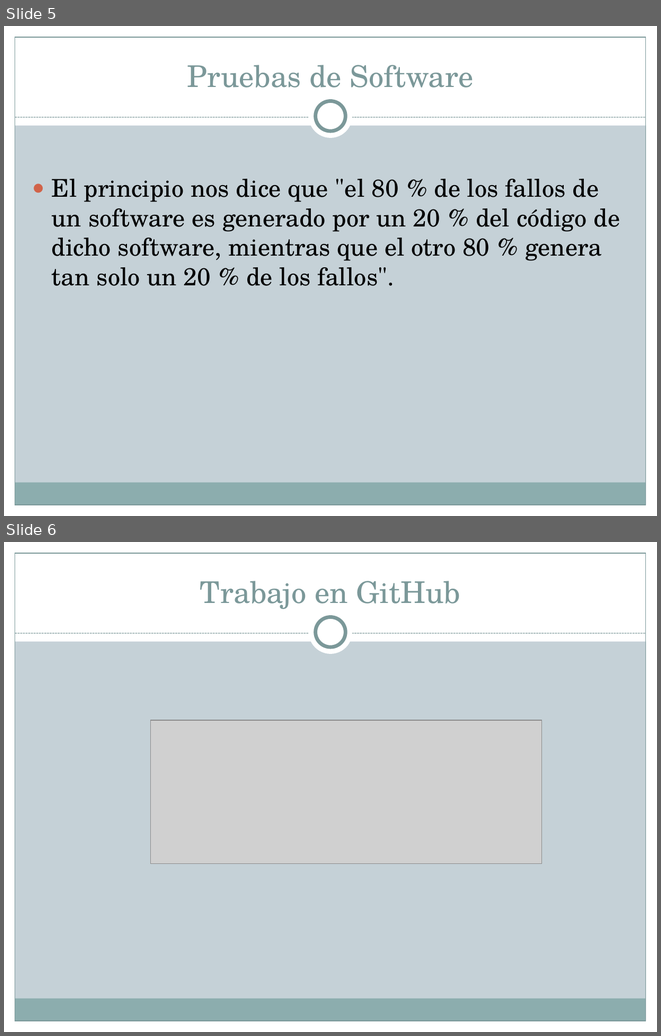
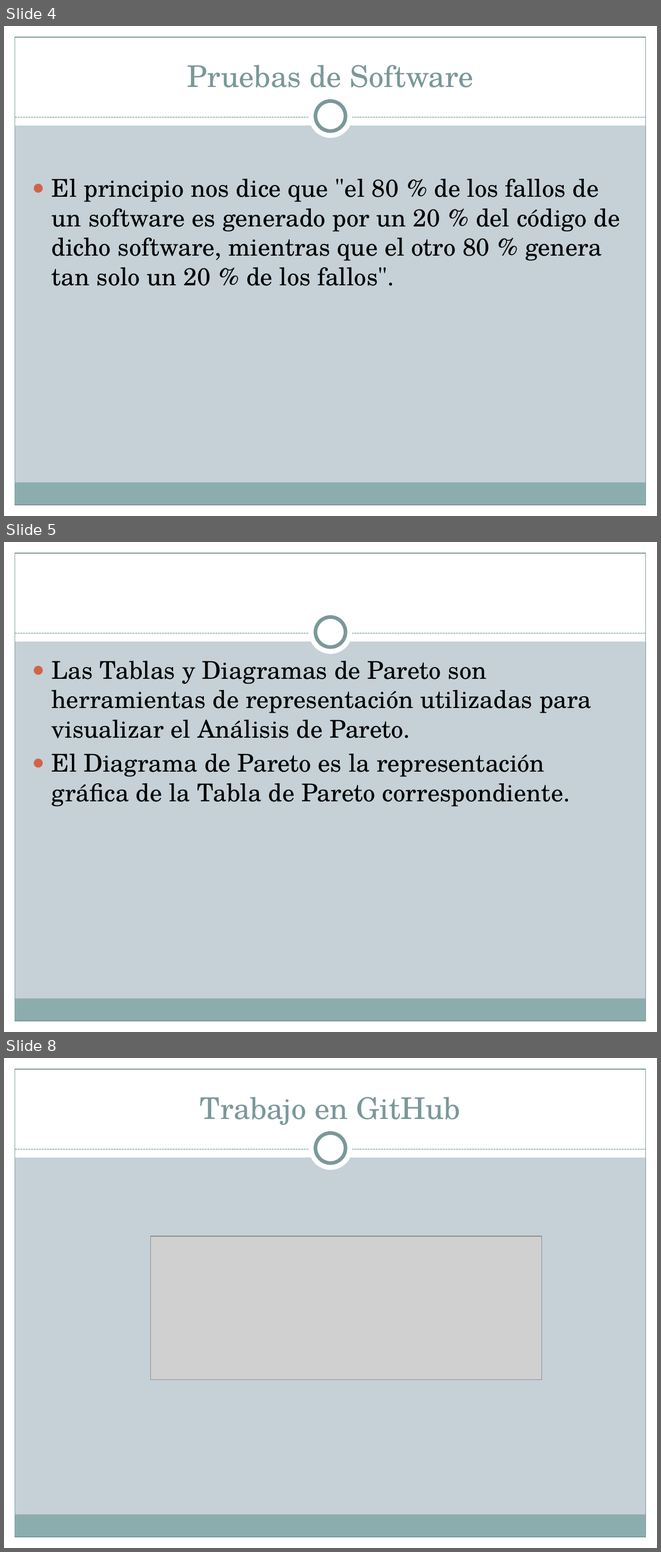
Before and after one commit to JulianAguilar/Equipo6AdminProy, a slide deck: tarea/Diagrama de Pareto.pptx. Shown one above the other, each under a label of ours: slides 5 and 6 before the commit, slides 4, 5 and 8 after it; the slides between them are not shown. The pictures are 661x1036 and 661x1552 pixels, drawn with LibreOffice and Linux fonts; fonts in the diff are those of the drawing; grey boxes stand for pictures. Boxes give left, top, right and bottom in pixels: in the first picture for what was removed or moved away, otherwise in the second. Text is boxed around its words. In the diff, an @@ line names an element or a change of style, - is before the commit and + after.

```diff
--- a/tarea/Diagrama de Pareto.pptx
+++ b/tarea/Diagrama de Pareto.pptx
@@ slide 5 added at (4,542,657,1032), background #C5D1D7; not listed: 9 template elements that a slide beside it also shows @@
@@ text added at (52,661,591,806), 27 pt, text #000000 @@
+● Las Tablas y Diagramas de Pareto son herramientas de representación utilizadas para visualizar el Análisis de Pareto.
+● El Diagrama de Pareto es la representación gráfica de la Tabla de Pareto correspondiente.
@@ what was slide 5 is now slide 4 @@
@@ what was slide 6 is now slide 8 @@
```
Also in this commit, not shown: 2 other slides added, 1 slide removed, 4 other files.
